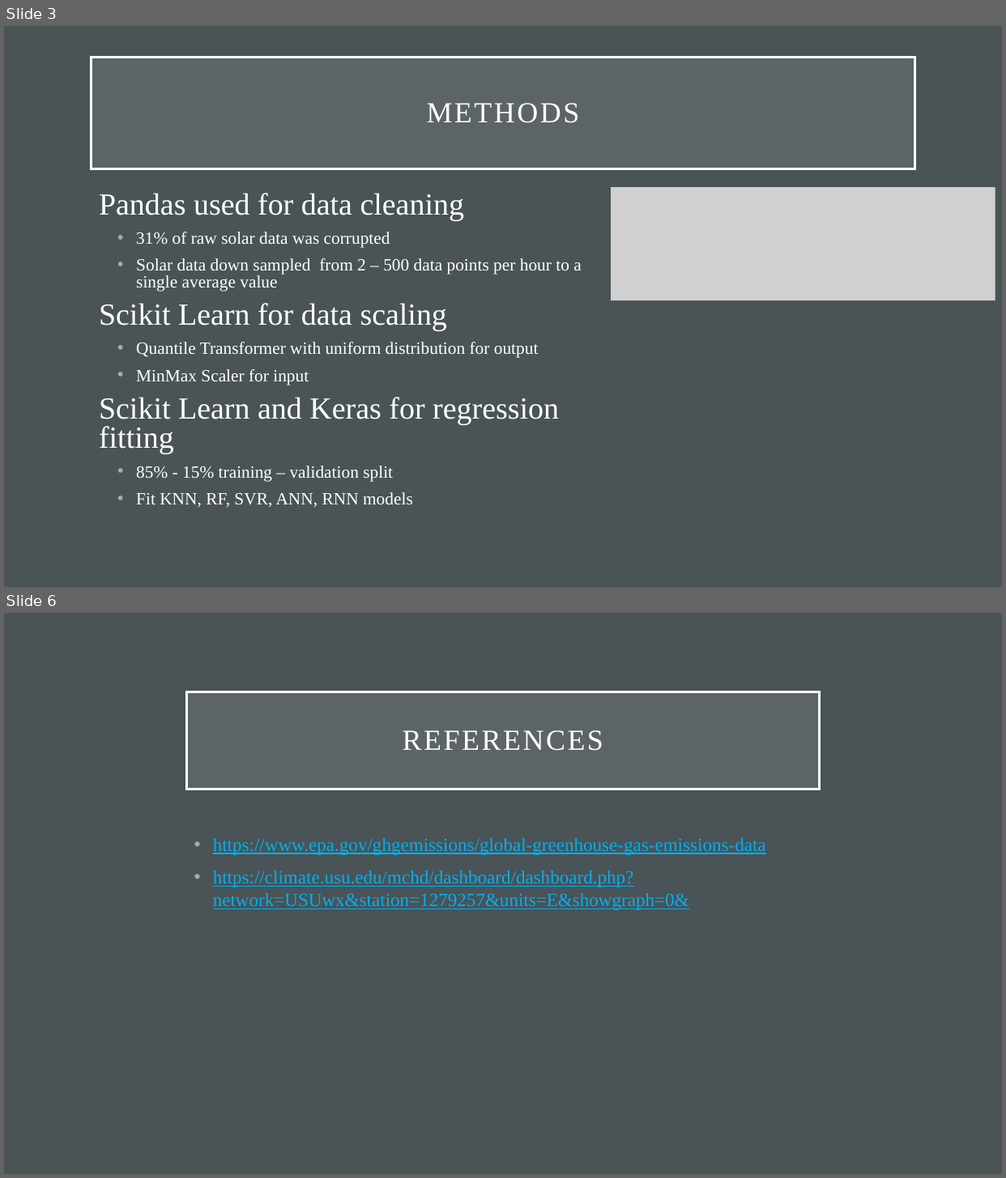
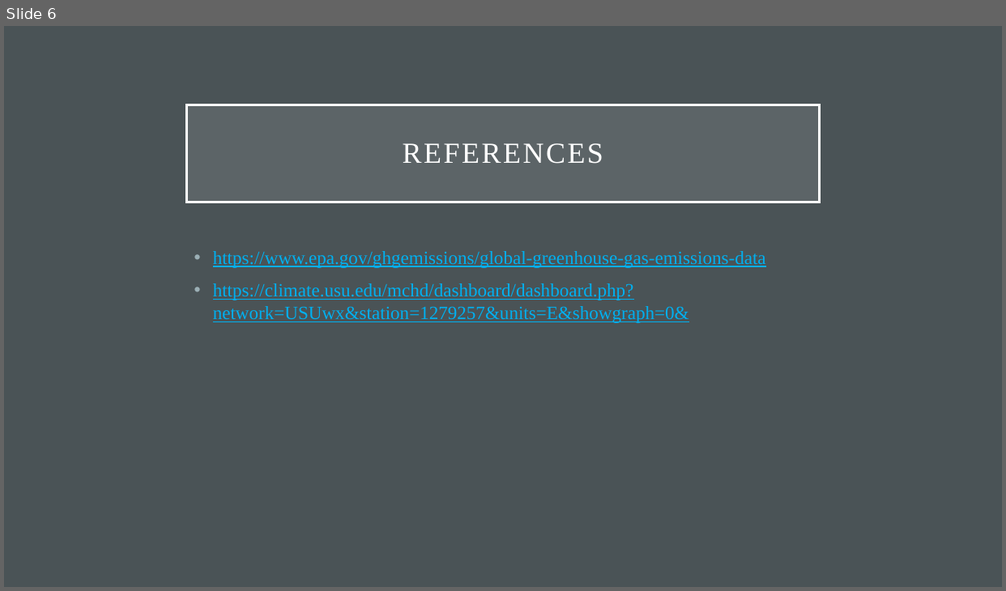
Before and after one commit to bradley-p/Solar_Energy_Forecasting, a slide deck: Reports:Notes/Final Presentation.pptx. Shown one above the other, each under a label of ours: slides 3 and 6 before the commit, slide 6 after it; the slides between them are not shown. The pictures are 1006x1178 and 1006x591 pixels, drawn with LibreOffice and Linux fonts; fonts in the diff are those of the drawing; grey boxes stand for pictures. Boxes give left, top, right and bottom in pixels: in the first picture for what was removed or moved away, otherwise in the second. Text is boxed around its words. In the diff, an @@ line names an element or a change of style, - is before the commit and + after.

```diff
--- a/Reports:Notes/Final Presentation.pptx
+++ b/Reports:Notes/Final Presentation.pptx
@@ slide 3 removed at <box>4,26,1002,587</box>, background #4A5356 @@
@@ title removed at <box>91,57,915,169</box> @@
-METHODS
@@ text removed at <box>99,193,581,507</box> @@
-Pandas used for data cleaning
-  • 31% of raw solar data was corrupted
-  • Solar data down sampled from 2 – 500 data points per hour to a single average value
-Scikit Learn for data scaling
-  • Quantile Transformer with uniform distribution for output
-  • MinMax Scaler for input
-Scikit Learn and Keras for regression fitting
-  • 85% - 15% training – validation split
-  • Fit KNN, RF, SVR, ANN, RNN models
@@ picture removed at <box>612,188,996,301</box> @@
```
Also in this commit, not shown: 3 slides changed, 2 slides added, 1 other slide removed, 4 other files.
